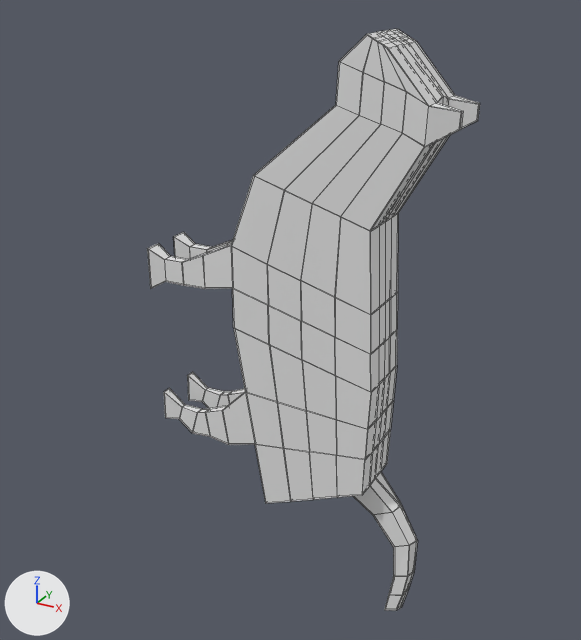
The Blender file Assets/Jubei1.blend, before and after one commit.
Both versions are drawn from a 50 mm lens placed at (2.47, -4.85, 4.09), pointed at (-0.28, 0.15, 1.59). The axes (+X, +Y, +Z) are drawn at lower left. The lights are the same throughout. Mesh edges are drawn as thin lines. Materials are left out; every surface is plain grey.
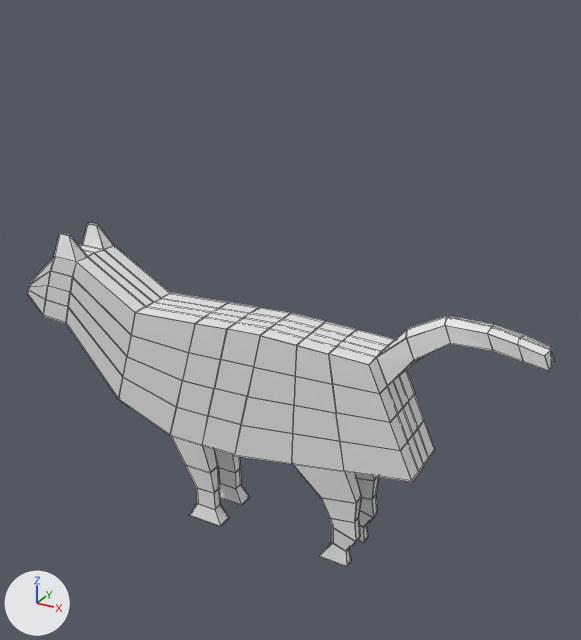
Changed parts and their boxes [x1, y1, x2, y2] in the pictures (581 x 640 px):
'Plane', reshaped, turned, modifiers changed: before [147, 29, 480, 611]; after [27, 223, 555, 567]
part 1 of me_plane, added: after [27, 223, 555, 567]

The change, as a list of edits to the scene's bpy script:
```text
Change me_plane:
    used by ob_plane; location = (0.0, 0.0, 1.036); rotation_euler = (0.0, 1.571, 0.0), in degrees (0, 90, 0); scale = (-0.518, -0.518, -0.518)
    remove me_plane.from_pydata(...)  # 162 vertices, 148 faces; spans x -3.29..5.18, y 0.0..0.45, z -1.99..2.54
    add me_plane.from_pydata(...)  # 576 vertices, 583 faces; spans x -3.31..5.2, y -0.47..0.47, z -2.0..2.55
    me_plane part 1: 414 vertices added at x -3.31..5.2, y -0.47..0.47, z -2.0..2.55
Change ob_plane:
    ob_plane.rotation_euler: (0.0, 1.571, 0.0) -> (0.0, 0.0, 0.0)  # degrees (0, 90, 0) -> degrees (0, 0, 0)
    remove _m = ob_plane.modifiers.new('Mirror', 'MIRROR')
    remove _m.use_axis = (False, True, False)
    remove _m.use_clip = True
    remove _m = ob_plane.modifiers.new('Solidify', 'SOLIDIFY')
    remove _m.thickness = 0.02
    remove _m.nonmanifold_merge_threshold = 0.0003
```
